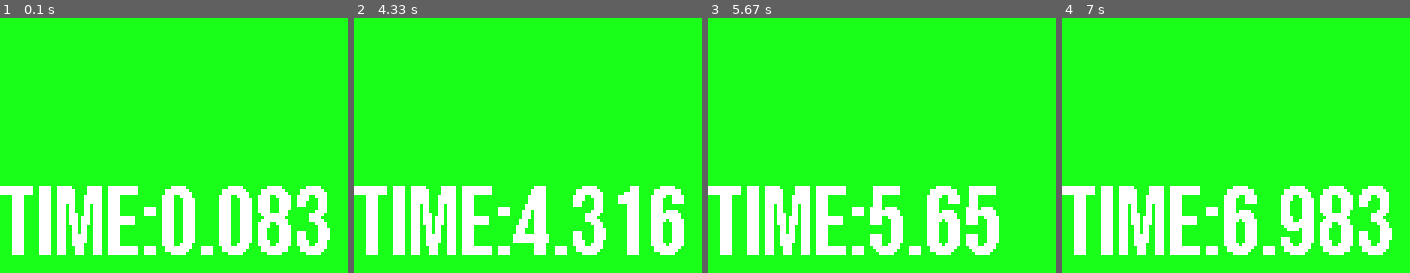
Above: before the commit, frames 1-4 (left to right).
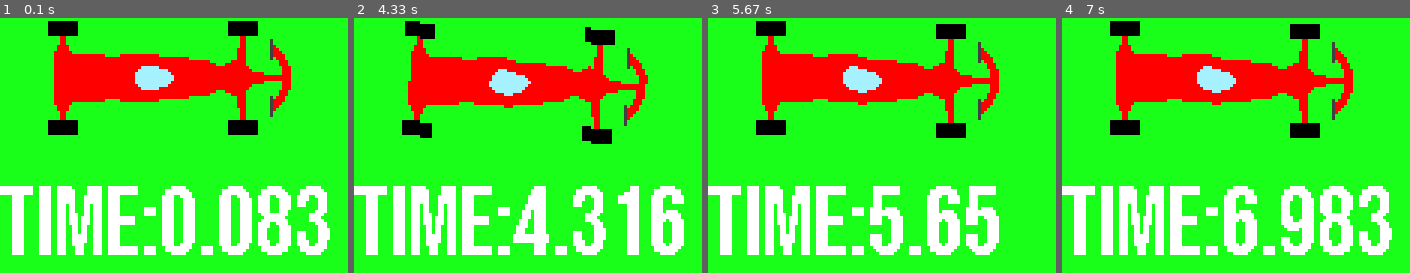
Above: after the commit, the same moments.

Repository: felix34ever1/pygame-racing-game
Game: pygame game, started from main.py
Two runs of this game, one before a commit and one after it. Both use one fixed random seed, a clock stepped at 60 frames per second and the inputs below.
Inputs:
- Up to frame 1 (0.1 s): no input
- Up to frame 2 (4.33 s): hold D 0.33-0.8 s; hold D 0.83-1.3 s; hold A 1.33-1.87 s; hold A 1.9-2.3 s; hold D 2.33-2.97 s; hold A 3-3.47 s; hold D 3.5-3.97 s; hold D from 4 s (still down)
- Up to frame 3 (5.67 s): release D at 4.47 s; hold A 4.5-5.03 s; hold A 5.07-5.47 s; hold D from 5.5 s (still down)
- Up to frame 4 (7 s): release D at 6.13 s; hold A 6.17-6.63 s; hold D from 6.67 s (still down)

The runs differ from the first frame. In frame 1, 13% of the frame differs, in the area x 13-84%, y 1-46%; in frame 2, 13%; in frame 3, 13%; in frame 4, 13%.

Commit message:
Player class
Added player class and added a turning feature. - Not complete :)

Diff:
--- a/main.py
+++ b/main.py
@@ -1,4 +1,5 @@
 import pygame
+from player import Player
 
 W_WIDTH = 800
 W_HEIGHT = 600
@@ -9,6 +10,8 @@
 
 DISPLAY = pygame.display.set_mode((W_WIDTH,W_HEIGHT))
 pygame.display.set_caption("Racing Game!")
+
+player = Player(DISPLAY,6,1,"images/f1car.png",(30,25))
 
 
 
@@ -21,8 +24,14 @@
         if event.type == pygame.MOUSEBUTTONDOWN:
             has_fastest_time = True
             fastest_time = pygame.time.get_ticks()/1000
+        if event.type == pygame.KEYDOWN:
+            if event.key == pygame.K_a:
+                player.turn(True)
+            elif event.key == pygame.K_d:
+                player.turn(False)
     DISPLAY.fill((25,255,25))
 
+    player.update()
 
     time = race_font.render(f"Time:{pygame.time.get_ticks()/1000}",False,(255,255,255),None)
     DISPLAY.blit(time,(0,50))
--- a/player.py
+++ b/player.py
@@ -1,3 +1,31 @@
 # Player class - single instanced
 #
 # Will be a controllable car!
+
+import pygame
+
+
+class Player():
+
+    def __init__(self,DISPLAY: pygame.surface.Surface,speed,acceleration,image: str,starting_pos) -> None:
+        self.speed = speed
+        self.acceleration = acceleration
+        self.original_image = pygame.image.load(image)
+        self.image = self.original_image
+        self.DISPLAY = DISPLAY
+        self.angle = 0
+
+        self.rect = self.image.get_rect()
+        self.rect.topleft = ((starting_pos[0],starting_pos[1]))
+
+    def update(self):
+        self.rect = self.image.get_rect()
+        self.DISPLAY.blit(self.image,self.rect)
+
+    def turn(self,left:bool):
+        if left:
+            self.image = pygame.transform.rotate(self.original_image,self.angle+1)
+            self.angle+=1
+        else:
+            self.image = pygame.transform.rotate(self.original_image,self.angle-1)
+            self.angle-=1
Binary file added: images/f1car.png
